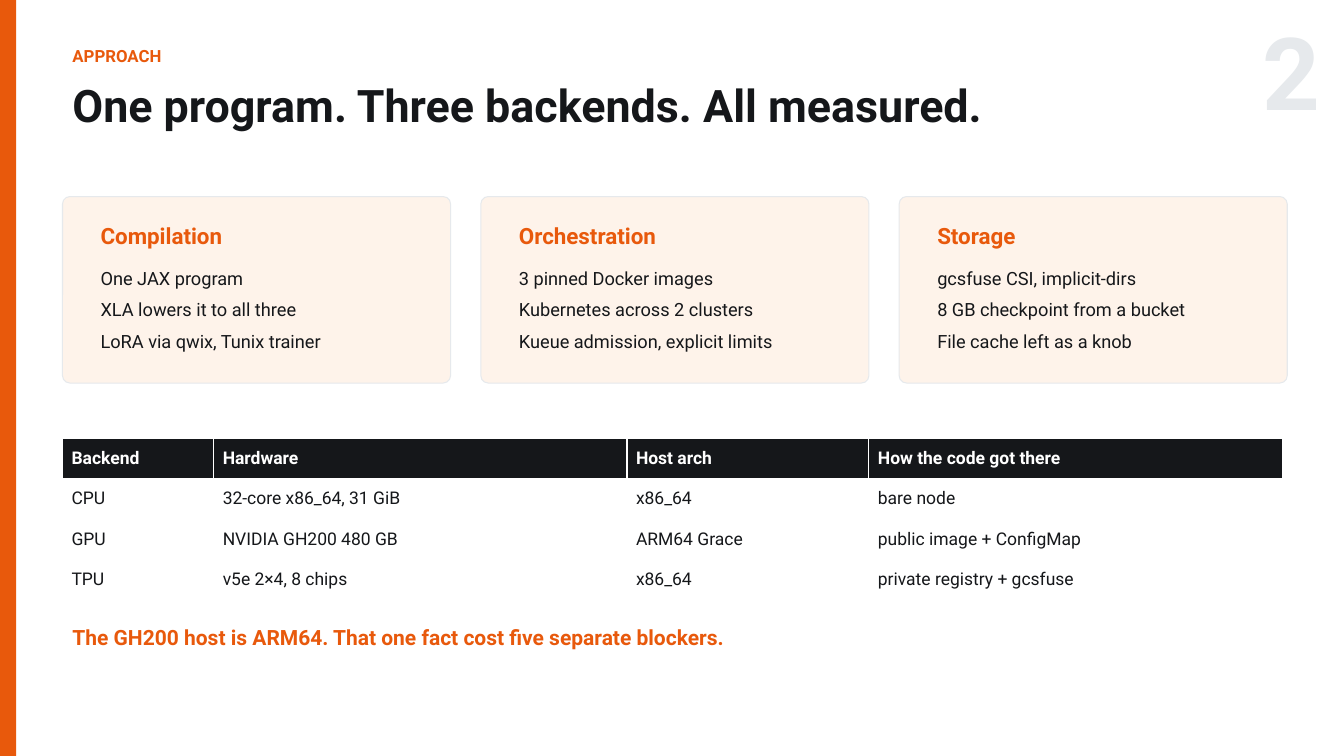
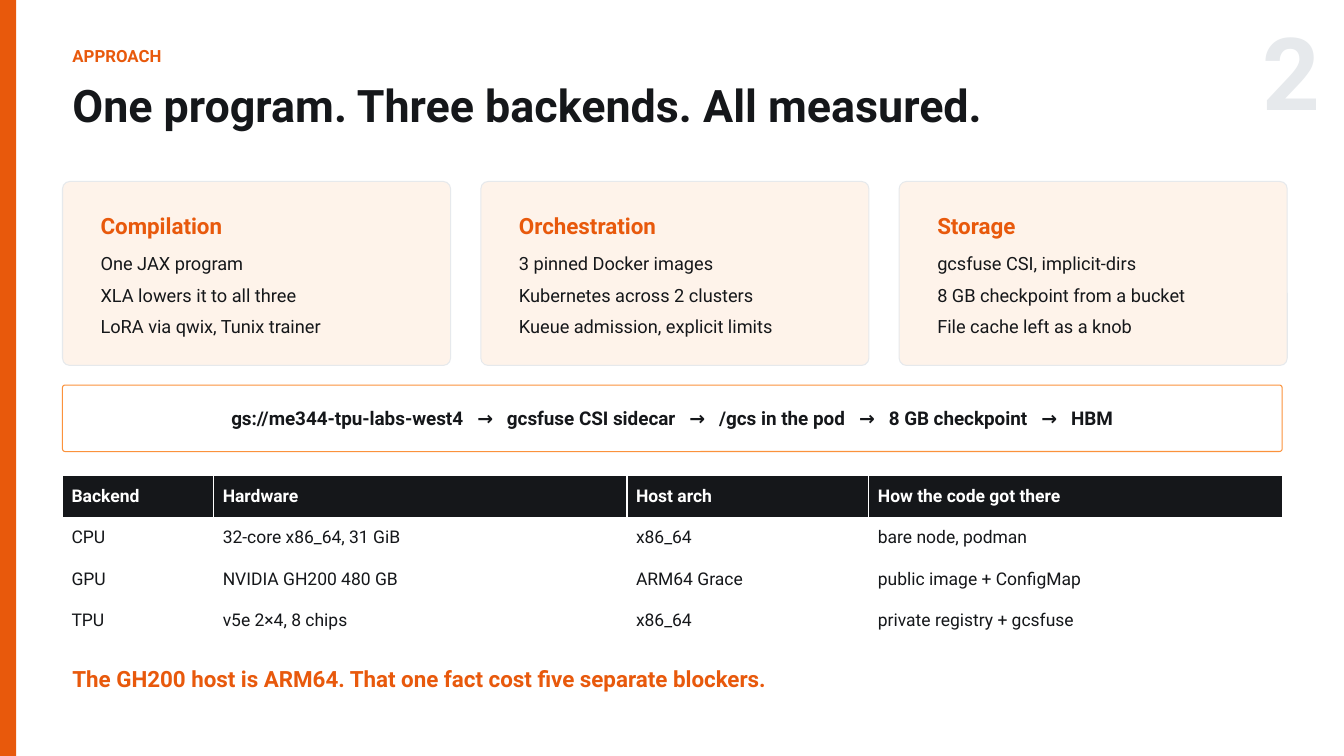
Before and after one commit to RN0L/me344-qwen3-icd10-profiling, a slide deck: slide 2 of slides/ME344_Final_Arnold_Hambuch.pptx. Drawn at 1344x756 pixels with LibreOffice and Linux fonts; fonts in the diff are those of the drawing. Boxes give left, top, right and bottom in pixels: in the first picture for what was removed or moved away, otherwise in the second. Text is boxed around its words. In the diff, an @@ line names an element or a change of style, - is before the commit and + after.

```diff
--- a/slides/ME344_Final_Arnold_Hambuch.pptx
+++ b/slides/ME344_Final_Arnold_Hambuch.pptx
@@ text "Compilation": place and size @@
-text "Compilation" at <box>101,227,223,249</box>
+text "Compilation" at <box>101,217,223,239</box>
@@ text "Orchestration": place and size @@
-text "Orchestration" at <box>519,227,656,245</box>
+text "Orchestration" at <box>519,217,656,235</box>
@@ 3 rounded rectangles: place and size @@
-3 rounded rectangles at <box>63,197,1288,383</box>
+3 rounded rectangles at <box>63,181,1288,366</box>
@@ text "Storage": place and size @@
-text "Storage" at <box>937,228,1015,249</box>
+text "Storage" at <box>937,218,1015,239</box>
@@ text "One JAX program": place and size @@
-text "One JAX program" at <box>101,272,321,352</box>
+text "One JAX program" at <box>101,257,321,337</box>
@@ text "3 pinned Docker images": place and size @@
-text "3 pinned Docker images" at <box>519,271,773,352</box>
+text "3 pinned Docker images" at <box>519,256,773,337</box>
@@ text "gcsfuse CSI, implicit-dirs": place and size @@
-text "gcsfuse CSI, implicit-dirs" at <box>937,271,1185,348</box>
+text "gcsfuse CSI, implicit-dirs" at <box>937,256,1185,333</box>
@@ rounded rectangle added at <box>63,385,1282,452</box>, fill #FFFFFF, outline #FB923C 0.75 pt @@
@@ text added at <box>231,410,1113,429</box>, 13.5 pt, text #15171A, bold @@
+gs://me344-tpu-labs-west4 → gcsfuse CSI sidecar → /gcs in the pod → 8 GB checkpoint → HBM
@@ table at <box>63,476,1282,641</box> @@
-row 2, column 4: bare node
+row 2, column 4: bare node, podman
@@ table: place and size @@
-table at <box>63,439,1282,600</box>
+table at <box>63,476,1282,641</box>
@@ text "The GH200 host is ARM64. ...": place and size @@
-text "The GH200 host is ARM64. ..." at <box>72,629,724,650</box>
+text "The GH200 host is ARM64. ..." at <box>72,670,766,692</box>
@@ text "The GH200 host is ARM64. ..." at <box>72,670,766,692</box>: size 15 to 16 pt @@
```
Also in this commit, not shown: 4 other slides changed, 11 other files.
